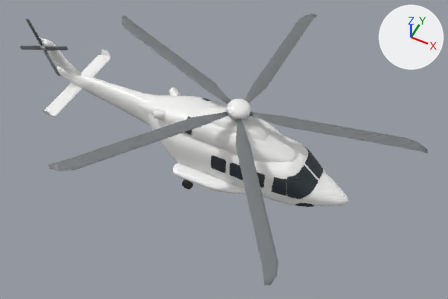
What one commit did to the glTF model flightsim/viewer/models/aw139.glb.
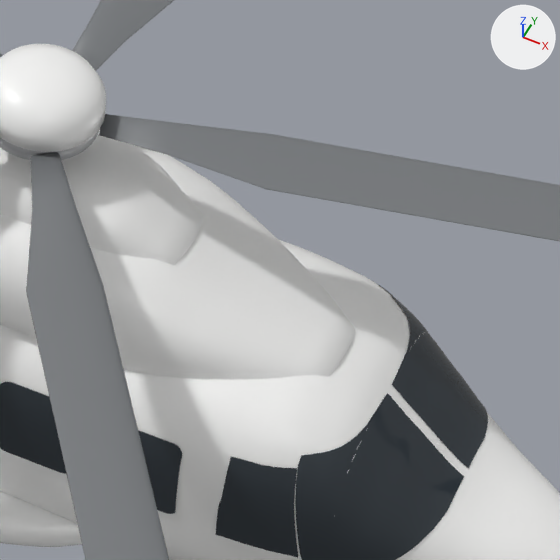
Each version is shown whole from a camera (50 mm lens) standing at (6.78, -14.64, 19.49) and looking at (-0.43, -0.23, 1.47), then close up on the part from 51% to 75% of the width and 30% to 66% of the height. The axes (+X, +Y, +Z) are drawn at upper right. The lights are the same throughout. The first two pictures are the older version.

The scene before the commit, as lines of its bpy script (objects in view):
```python
me_aw139_cabinwindowr0 = bpy.data.meshes.new('AW139_CabinWindowR0')
me_aw139_cabinwindowr0.from_pydata(...)  # 200 vertices, 342 faces; spans x 1.19..1.665, y -1.108..-1.038, z 1.224..1.919
me_aw139_cabinwindowr0.materials.append(mat_aw139_glass)  # greyish blue #30383f
me_aw139_cowling = bpy.data.meshes.new('AW139_Cowling')
me_aw139_cowling.from_pydata(...)  # 3314 vertices, 6624 faces; spans x -4.45..2.45, y -0.86..0.86, z 2.0..3.0
me_aw139_cowling.materials.append(mat_aw139_paint)  # white #f6f6f5
me_aw139_windscreenr = bpy.data.meshes.new('AW139_WindscreenR')
me_aw139_windscreenr.from_pydata(...)  # 686 vertices, 1248 faces; spans x 2.45..3.41, y -1.022..-0.04, z 1.121..2.038
me_aw139_windscreenr.materials.append(mat_aw139_glass)  # greyish blue #30383f
ob_aw139_cabinwindowr0 = bpy.data.objects.new('AW139_CabinWindowR0', me_aw139_cabinwindowr0)
ob_aw139_cabinwindowr0.location = (0.0, 0.0, 0.0)
ob_aw139_cowling = bpy.data.objects.new('AW139_Cowling', me_aw139_cowling)
ob_aw139_cowling.location = (0.0, 0.0, 0.0)
ob_aw139_windscreenr = bpy.data.objects.new('AW139_WindscreenR', me_aw139_windscreenr)
ob_aw139_windscreenr.location = (0.0, 0.0, 0.0)
# also in view: 'AW139_WindscreenL' at (2.93, 0.53, 1.58); 'AW139_MainBlade0' at (3.57, 1.02, 3.22); 'AW139_MastFairing' at (-0.3, 0.0, 2.91); 'AW139_HubCap' at (0.05, 0.0, 3.76); 'AW139_HubPlate' at (0.04, 0.0, 3.56)
```
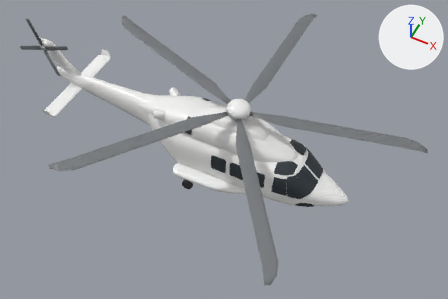
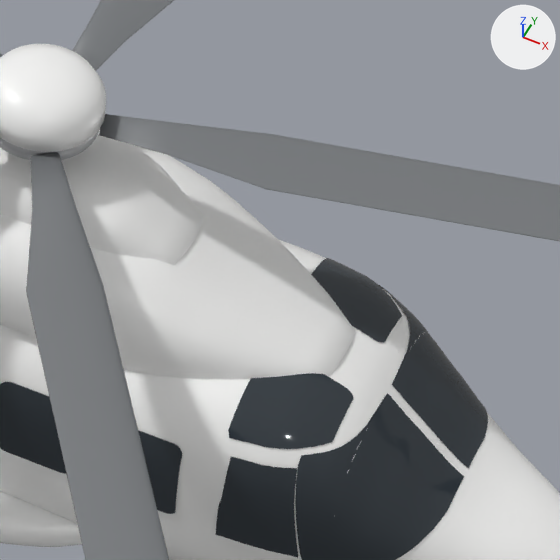
Pixel boxes [x1, y1, x2, y2] of what changed, in the close-ups (560 x 560 px):
'AW139_RoofWindowR', added: after [228, 373, 353, 449]
'AW139_RoofWindowL', added: after [311, 258, 402, 343]

Patch to the scene script:
```diff
--- a/flightsim/viewer/models/aw139.glb.py
+++ b/flightsim/viewer/models/aw139.glb.py
@@ me_aw139_roofwindowr @@
+me_aw139_roofwindowr.from_pydata(...)  # 392 vertices, 702 faces; spans x 1.93..2.605, y -0.933..-0.25, z 2.065..2.294
+me_aw139_roofwindowr.materials.append(mat_aw139_glass)  # greyish blue #30383f
@@ me_aw139_roofwindowl @@
+me_aw139_roofwindowl.from_pydata(...)  # 392 vertices, 702 faces; spans x 1.93..2.605, y 0.25..0.932, z 2.066..2.294
+me_aw139_roofwindowl.materials.append(mat_aw139_glass)  # greyish blue #30383f
@@ ob_aw139_roofwindowr @@
+ob_aw139_roofwindowr = bpy.data.objects.new('AW139_RoofWindowR', me_aw139_roofwindowr)
+ob_aw139_roofwindowr.location = (0.0, 0.0, 0.0)
@@ ob_aw139_roofwindowl @@
+ob_aw139_roofwindowl = bpy.data.objects.new('AW139_RoofWindowL', me_aw139_roofwindowl)
+ob_aw139_roofwindowl.location = (0.0, 0.0, 0.0)
```
